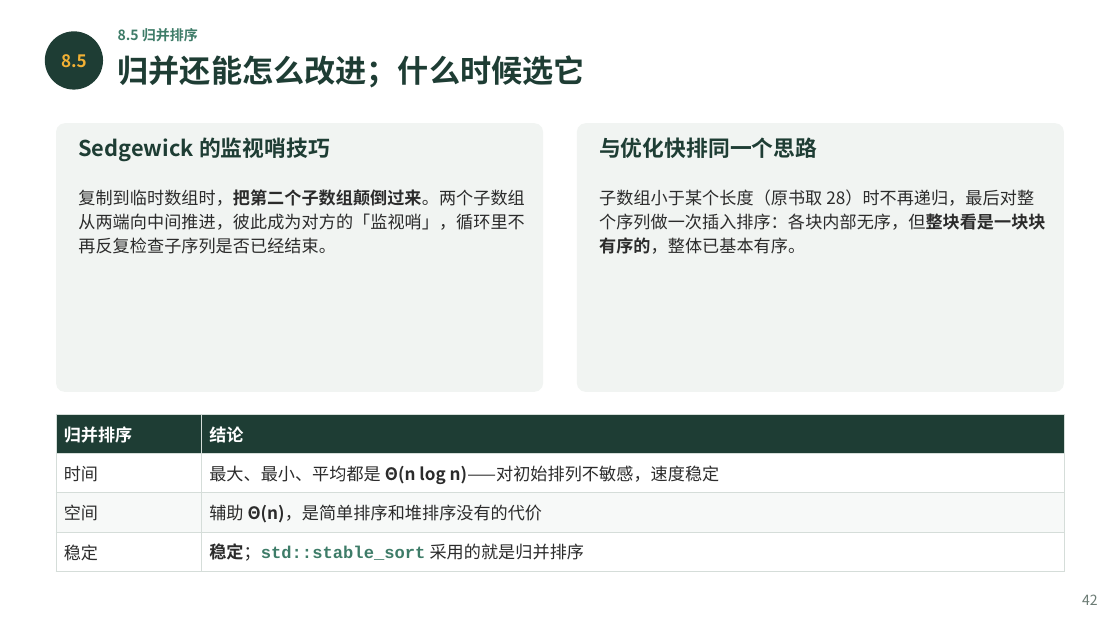
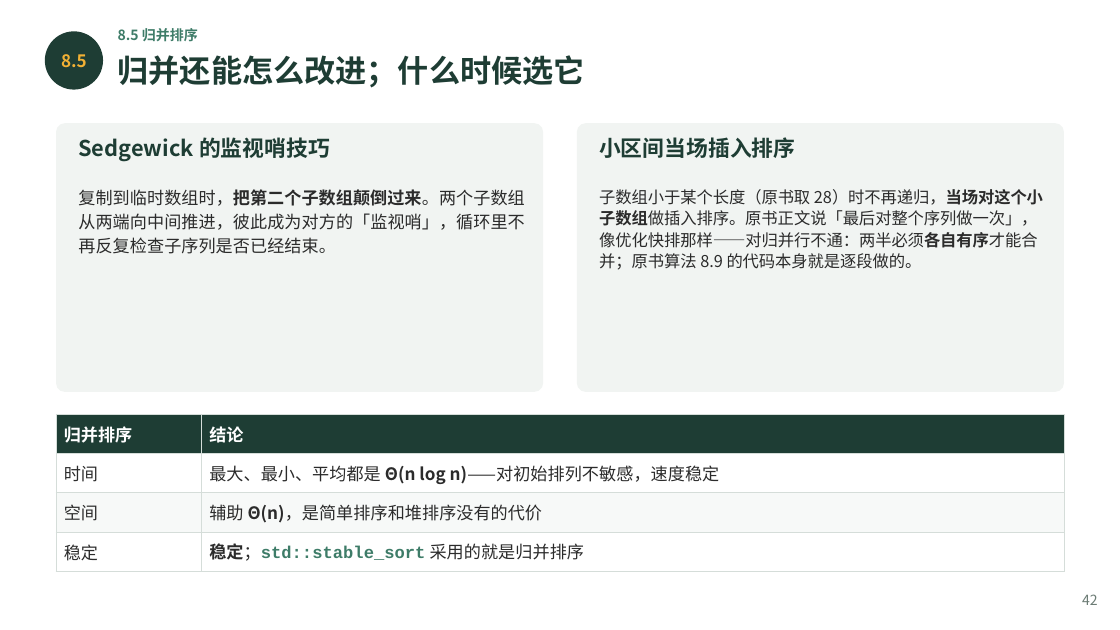
Before and after one commit to GMyhf/2026fall-cs201, a slide deck: slide 42 of courseware/202609_DSA_08_Sorting.pptx. Drawn at 1120x630 pixels with LibreOffice and Linux fonts; fonts in the diff are those of the drawing. Boxes give left, top, right and bottom in pixels: in the first picture for what was removed or moved away, otherwise in the second. Text is boxed around its words. In the diff, an @@ line names an element or a change of style, - is before the commit and + after.

```diff
--- a/courseware/202609_DSA_08_Sorting.pptx
+++ b/courseware/202609_DSA_08_Sorting.pptx
@@ text at bbox=[599, 137, 795, 158]: text changed @@
-与优化快排同一个思路
+小区间当场插入排序
@@ text at bbox=[599, 189, 1043, 270]: text changed; size 11 to 10.5 pt @@
-子数组小于某个长度（原书取 28）时不再递归，最后对整个序列做一次插入排序：各块内部无序，但整块看是一块块有序的，整体已基本有序。
+子数组小于某个长度（原书取 28）时不再递归，当场对这个小子数组做插入排序。原书正文说「最后对整个序列做一次」，像优化快排那样——对归并行不通：两半必须各自有序才能合并；原书算法 8.9 的代码本身就是逐段做的。
```
Also in this commit, not shown: 15 other slides changed, 32 other files.
